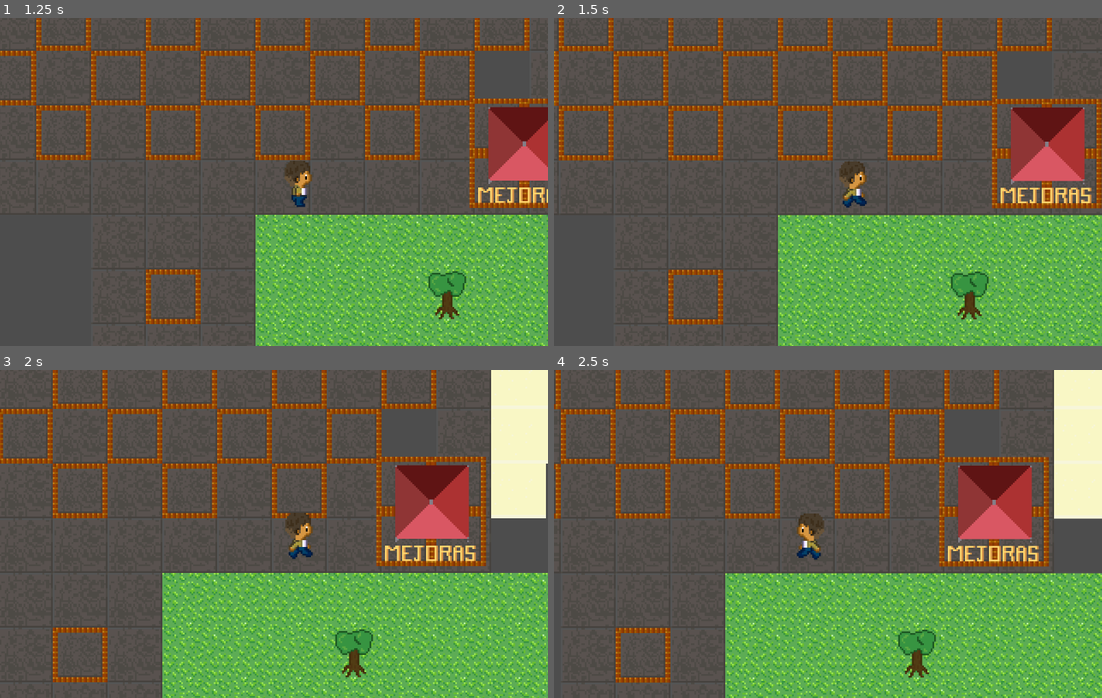
Above: before the commit, frames 1-4 (two rows, left to right).
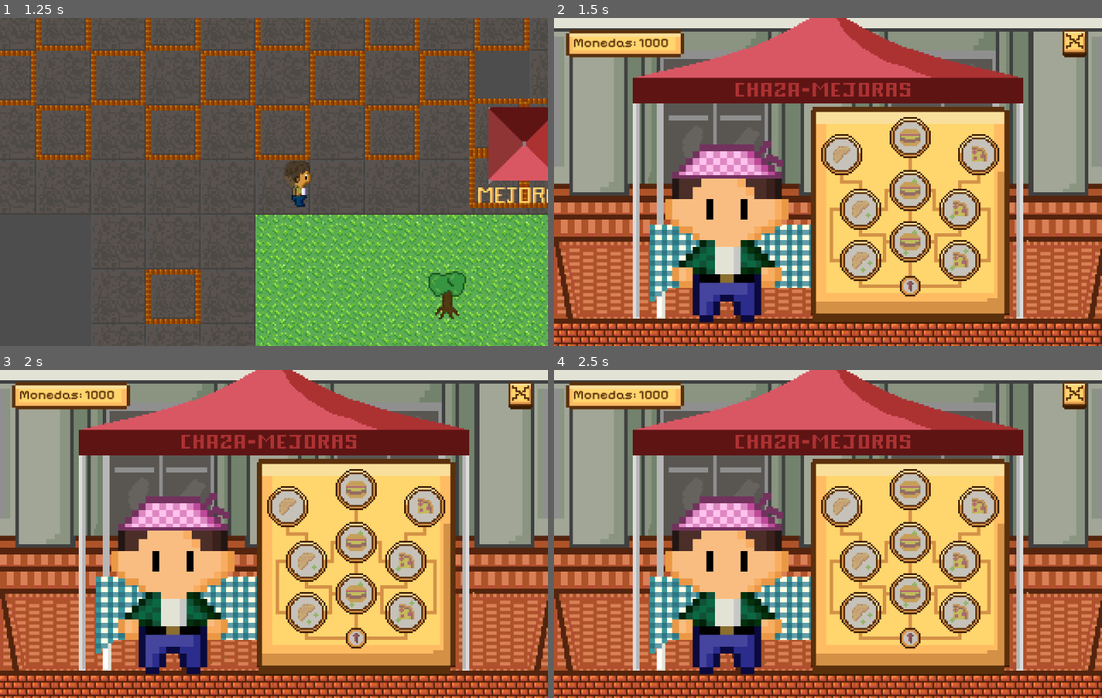
Above: after the commit, the same moments.

Repository: svargasri/Datahead
Game: Godot game, scene res://Proyecto/scenes/mapa_selector.tscn
Same seed, same stepped clock (60 frames per second), same inputs: the game is played once before the commit and once after it. This scene is started directly instead of the project's main scene.
Inputs (mouse positions are in pixels of both pictures, inside the frame that each line leads up to):
- Up to frame 1 (1.25 s): tap Enter (ui_accept) at 0.5, 0.6 s; move the mouse to (394, 165) at 0.52 s; hold Right (move_right) from 0.53 s (still down); tap Up (jump) at 0.77 s
- Up to frame 2 (1.5 s): keep holding Right (move_right); move the mouse to (718, 198) at 1.27 s; tap T (abrir_tienda) at 1.35 s
- Up to frame 3 (2 s): keep holding Right (move_right); tap Up (jump) at 1.52 s; tap Enter (ui_accept) at 1.55 s
- Up to frame 4 (2.5 s): move the mouse to (882, 461) at 2.02 s; release Right (move_right) at 2.03 s; hold Left (move_left) from 2.03 s (still down); tap Q (habilidad_1) at 2.1 s; tap Enter (ui_accept) at 2.3 s

Frame 1 is identical in both runs. In frame 2, 96% of the frame differs, in the area x 0-100%, y 0-100%; in frame 3, 96%; in frame 4, 96%.

Commit message:
Cambio de escenas en el selector de niveles
cambio de escena para el segundo nivel y para la mejora en las chazas ,correcion de errores con el boton de jugar y cerrar

Diff:
--- a/Proyecto/scenes/mapa_selector.tscn
+++ b/Proyecto/scenes/mapa_selector.tscn
@@ -9,8 +9,10 @@
 [ext_resource type="PackedScene" uid="uid://dl20pepfo7exh" path="res://Proyecto/scenes/player_controller.tscn" id="7_wsj7p"]
 [ext_resource type="Texture2D" uid="uid://dn0inkybc6ivv" path="res://assets/AssetsHUD/Animacion boton quit1.png" id="8_qursa"]
 [ext_resource type="Texture2D" uid="uid://batkcy3fnx6np" path="res://assets/AssetsHUD/Animacion boton quit2.png" id="9_4t3mf"]
+[ext_resource type="Texture2D" uid="uid://bjmm2ypc2b1rk" path="res://assets/AssetsHUD/Animacion boton jugar3.png" id="10_4t3mf"]
 [ext_resource type="Texture2D" uid="uid://bfu36vjac4br7" path="res://assets/AssetsHUD/Animacion boton jugar1.png" id="10_wsj7p"]
 [ext_resource type="Texture2D" uid="uid://chpow171fsvur" path="res://assets/AssetsHUD/Animacion boton jugar2.png" id="11_3t17l"]
+[ext_resource type="PackedScene" uid="uid://b7ddvylwuv3dl" path="res://Proyecto/scenes/arbol_habilidades.tscn" id="13_wsj7p"]
 
 [sub_resource type="TileSetAtlasSource" id="TileSetAtlasSource_3t17l"]
 texture = ExtResource("2_uk4xb")
@@ -45,8 +47,10 @@
 
 [node name="HaloNivel1" type="Area2D" parent="Halos" unique_id=1653643445]
 script = ExtResource("3_30ftl")
-escena_destino = "res://Proyecto/scenes/nivel1.tscn"
+escena_destino = "res://Proyecto/scenes/nivel2.tscn"
 texto_accion = "\"Jugar nivel 1\""
+imagen_jefe = ExtResource("4_xftrl")
+texto_historia = "\"Creo que no debí  colarme en transmilenio...\""
 
 [node name="Sprite2D" type="Sprite2D" parent="Halos/HaloNivel1" unique_id=789528384]
 position = Vector2(212, 141)
@@ -60,7 +64,10 @@
 
 [node name="HaloNivel2" type="Area2D" parent="Halos" unique_id=1913671054]
 script = ExtResource("3_30ftl")
-nivel_activo = false
+escena_destino = "res://Proyecto/scenes/nivel1.tscn"
+texto_accion = "\"Jugar Nivel 2\""
+imagen_jefe = ExtResource("5_qursa")
+texto_historia = "\"Y después de tanto cancelar materias el SIA despertó...\""
 
 [node name="Sprite2D" type="Sprite2D" parent="Halos/HaloNivel2" unique_id=1341666418]
 position = Vector2(126, 467)
@@ -74,7 +81,6 @@
 
 [node name="ChazaMejoras" type="Area2D" parent="Halos" unique_id=1780730628]
 script = ExtResource("3_30ftl")
-nivel_activo = false
 
 [node name="Sprite2D" type="Sprite2D" parent="Halos/ChazaMejoras" unique_id=1439519767]
 position = Vector2(381, 316)
@@ -99,17 +105,18 @@
 [node name="UI" type="CanvasLayer" parent="." unique_id=1848951833]
 
 [node name="LabelAccion" type="Label" parent="UI" unique_id=854930469]
-offset_left = 180.0
-offset_top = 129.0
-offset_right = 251.0
-offset_bottom = 163.0
+offset_left = 156.0
+offset_top = 126.0
+offset_right = 242.0
+offset_bottom = 151.0
 theme_override_font_sizes/font_size = 8
 
 [node name="MenuNivel" type="Panel" parent="UI" unique_id=1647389241]
-offset_left = 101.0
-offset_top = 55.0
-offset_right = 301.0
-offset_bottom = 185.0
+visible = false
+offset_left = 76.0
+offset_top = 18.0
+offset_right = 276.0
+offset_bottom = 148.0
 
 [node name="TextureRect" type="TextureRect" parent="UI/MenuNivel" unique_id=1262239081]
 layout_mode = 1
@@ -128,34 +135,46 @@
 expand_mode = 2
 
 [node name="LabelHistoria" type="Label" parent="UI/MenuNivel" unique_id=80217161]
-layout_mode = 0
-offset_left = 39.0
-offset_top = 71.0
-offset_right = 153.0
-offset_bottom = 98.0
+layout_mode = 1
+anchors_preset = 8
+anchor_left = 0.5
+anchor_top = 0.5
+anchor_right = 0.5
+anchor_bottom = 0.5
+offset_left = -78.0
+offset_top = 9.0
+offset_right = 81.0
+offset_bottom = 34.0
+grow_horizontal = 2
+grow_vertical = 2
 theme_override_font_sizes/font_size = 8
-text = "\"Y despues de tanto cancelar
-materias. El SIA despertó\"....."
+horizontal_alignment = 1
+autowrap_mode = 3
 
 [node name="BotonJugar" type="TextureButton" parent="UI/MenuNivel" unique_id=1587398051]
 layout_mode = 0
+offset_left = 70.0
+offset_top = 99.0
+offset_right = 134.0
+offset_bottom = 131.0
+scale = Vector2(0.91429895, 0.8898338)
+texture_normal = ExtResource("10_wsj7p")
+texture_pressed = ExtResource("11_3t17l")
+texture_hover = ExtResource("10_4t3mf")
+
+[node name="BotonCerrar" type="TextureButton" parent="UI/MenuNivel" unique_id=889475349]
+layout_mode = 0
 offset_left = 171.0
-offset_top = 16.0
+offset_top = 12.000001
 offset_right = 187.0
-offset_bottom = 32.0
+offset_bottom = 28.0
+scale = Vector2(0.9056161, 0.78926253)
 texture_normal = ExtResource("8_qursa")
 texture_pressed = ExtResource("9_4t3mf")
 texture_hover = ExtResource("9_4t3mf")
 
-[node name="BotonCerrar" type="TextureButton" parent="UI/MenuNivel" unique_id=889475349]
-layout_mode = 0
-offset_left = 71.00003
-offset_top = 101.0
-offset_right = 135.00005
-offset_bottom = 133.0
-scale = Vector2(0.9056161, 0.78926253)
-texture_normal = ExtResource("10_wsj7p")
-texture_pressed = ExtResource("11_3t17l")
+[node name="ArbolHabilidades" parent="." unique_id=1337936077 instance=ExtResource("13_wsj7p")]
+visible = false
 
 [connection signal="pressed" from="UI/MenuNivel/BotonJugar" to="." method="_al_presionar_jugar"]
 [connection signal="pressed" from="UI/MenuNivel/BotonCerrar" to="." method="_al_presionar_cerrar"]
--- a/Proyecto/scripts/arbol_habilidades.gd
+++ b/Proyecto/scripts/arbol_habilidades.gd
@@ -21,3 +21,5 @@
 
 func _cerrar():
 	visible = false
+	# Devolver control al personaje
+	get_tree().get_first_node_in_group("personaje").puede_moverse = true
--- a/Proyecto/scripts/halo_nivel_1.gd
+++ b/Proyecto/scripts/halo_nivel_1.gd
@@ -1,8 +1,11 @@
 extends Area2D
+
 
 @export var escena_destino : String = ""
 @export var texto_accion   : String = "Entrar"
 @export var nivel_activo   : bool   = true
+@export var imagen_jefe    : Texture2D
+@export var texto_historia : String = ""
 
 signal personaje_entro(halo)
 signal personaje_salio(halo)
--- a/Proyecto/scripts/mapa_selector.gd
+++ b/Proyecto/scripts/mapa_selector.gd
@@ -1,14 +1,16 @@
 extends Node2D
 
-@onready var personaje     = $Personaje
-@onready var halo_nivel1   = $Halos/HaloNivel1
-@onready var halo_nivel2   = $Halos/HaloNivel2
-@onready var halo_mejoras  = $Halos/ChazaMejoras
-@onready var label_accion  = $UI/LabelAccion
-@onready var menu_nivel    = $UI/MenuNivel
+@onready var personaje      = $Personaje
+@onready var halo_nivel1    = $Halos/HaloNivel1
+@onready var halo_nivel2    = $Halos/HaloNivel2
+@onready var halo_mejoras   = $Halos/ChazaMejoras
+@onready var label_accion   = $UI/LabelAccion
+@onready var menu_nivel     = $UI/MenuNivel
+@onready var imagen_jefe    = $UI/MenuNivel/TextureRect
+@onready var label_historia = $UI/MenuNivel/LabelHistoria
+@onready var arbol_habilidades = $ArbolHabilidades
 
-
-var halo_activo = null
+var halo_activo  = null
 var menu_abierto = false
 
 func _ready():
@@ -21,32 +23,47 @@
 	halo_mejoras.personaje_entro.connect(_al_entrar_halo)
 	halo_mejoras.personaje_salio.connect(_al_salir_halo)
 
-
 func _al_entrar_halo(halo):
 	halo_activo = halo
-	label_accion.text = "Presiona Enter para: " + halo.texto_accion
+	label_accion.text    = "Presiona Enter para: " + halo.texto_accion
 	label_accion.visible = true
 
 func _al_salir_halo(_halo):
 	if not menu_abierto:
-		halo_activo = null
+		halo_activo          = null
 		label_accion.visible = false
 
+func _abrir_menu():
+	# Si es la chaza, abre el árbol directo sin menú
+	if halo_activo == halo_mejoras:
+		arbol_habilidades.abrir()
+		label_accion.visible    = false
+		menu_abierto            = true
+		personaje.puede_moverse = false
+		return
+	# Para los niveles muestra el menú normal
+	imagen_jefe.texture     = halo_activo.imagen_jefe
+	label_historia.text     = halo_activo.texto_historia
+	menu_nivel.visible      = true
+	label_accion.visible    = false
+	menu_abierto            = true
+	personaje.puede_moverse = false
 func _al_presionar_jugar():
-	menu_nivel.visible  = false
-	label_accion.visible = false
-	menu_abierto = false
-	personaje.puede_moverse = true
-	get_tree().change_scene_to_file(halo_activo.escena_destino)
+	if halo_activo == halo_mejoras:
+		menu_nivel.visible      = false
+		label_accion.visible    = false
+		menu_abierto            = false
+		personaje.puede_moverse = true
+	else:
+		get_tree().change_scene_to_file(halo_activo.escena_destino)
 
 func _al_presionar_cerrar():
-	get_tree().change_scene_to_file(halo_activo.escena_destino)
-
+	menu_nivel.visible      = false
+	label_accion.visible    = false
+	menu_abierto            = false
+	personaje.puede_moverse = true
 
 func _process(_delta):
 	if halo_activo != null and not menu_abierto:
 		if Input.is_action_just_pressed("ui_accept"):
-			menu_nivel.visible  = true
-			label_accion.visible = false
-			menu_abierto = true
-			personaje.puede_moverse = false
+			_abrir_menu()
